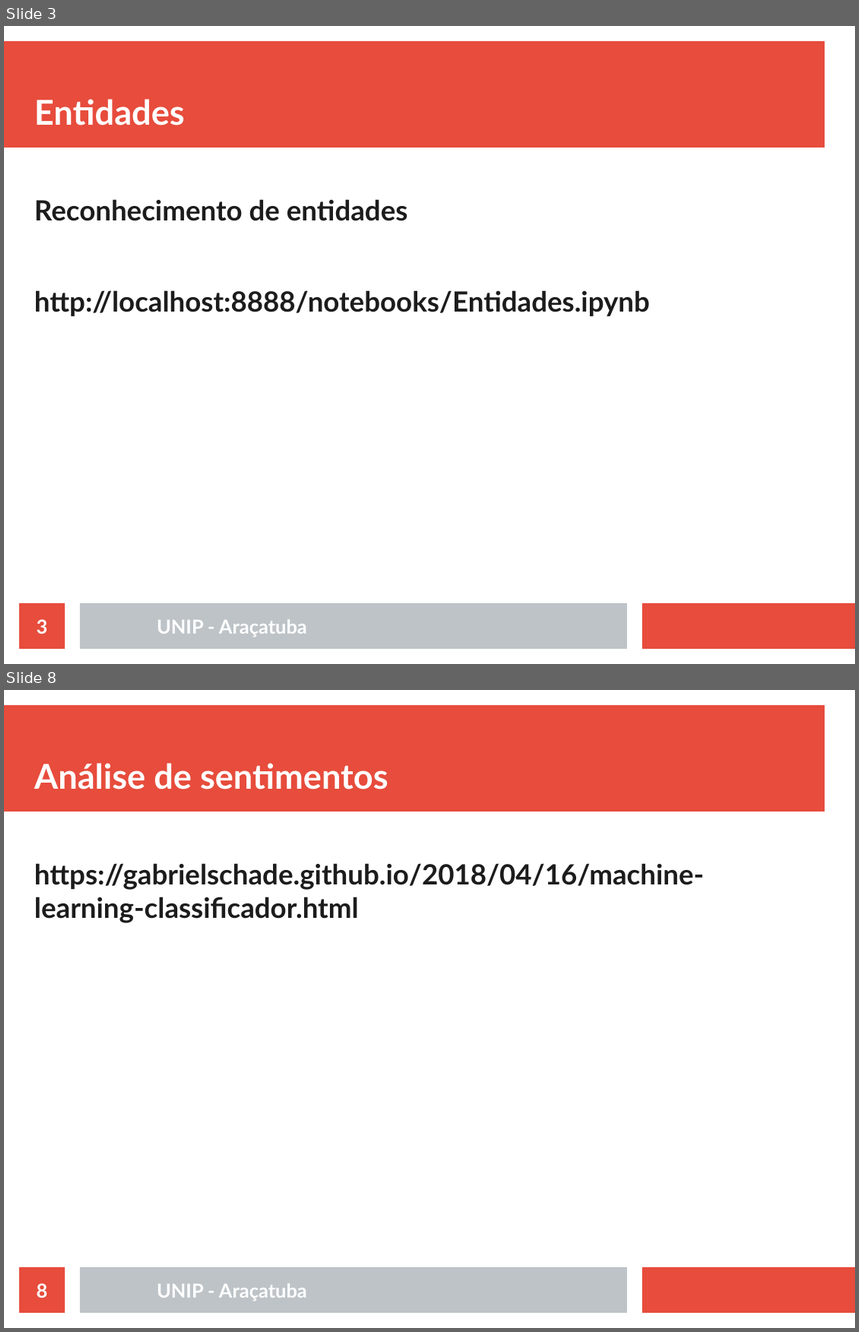
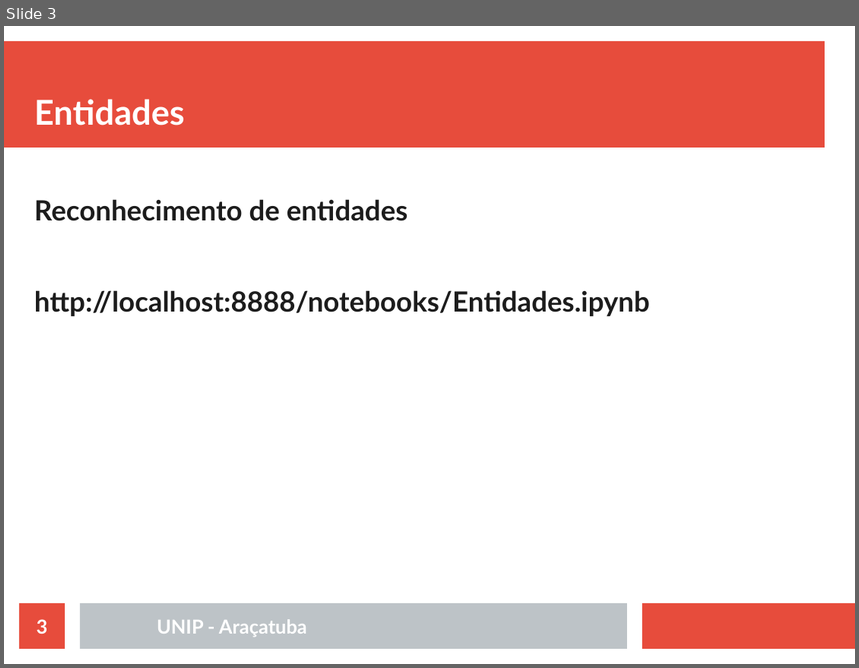
Before and after one commit to rafaelstojoao/pos-unip, a slide deck: [2020][modulo][Processamento_Linguagem_Natural]/[aula]02[classificacao].odp. Shown one above the other, each under a label of ours: slides 3 and 8 before the commit, slide 3 after it; the slides between them are not shown. The pictures are 859x1332 and 859x668 pixels, drawn with LibreOffice and Linux fonts; fonts in the diff are those of the drawing. Boxes give left, top, right and bottom in pixels: in the first picture for what was removed or moved away, otherwise in the second. Text is boxed around its words. In the diff, an @@ line names an element or a change of style, - is before the commit and + after.

```diff
--- a/[2020][modulo][Processamento_Linguagem_Natural]/[aula]02[classificacao].odp
+++ b/[2020][modulo][Processamento_Linguagem_Natural]/[aula]02[classificacao].odp
@@ slide 8 removed at (x1=4, y1=690, x2=855, y2=1328), background #FFFFFF; not listed: 3 template elements that a slide beside it also shows @@
@@ title removed at (x1=34, y1=763, x2=389, y2=790) @@
-Análise de sentimentos
@@ text removed at (x1=34, y1=863, x2=704, y2=923) @@
-https://gabrielschade.github.io/2018/04/16/machine-learning-classificador.html
@@ page number removed at (x1=19, y1=1268, x2=65, y2=1313) @@
-8
@@ text removed at (x1=157, y1=1284, x2=307, y2=1301) @@
-UNIP - Araçatuba
```
Also in this commit, not shown: 3 slides changed, 25 slides added, 3 other slides removed, 46 other files.
